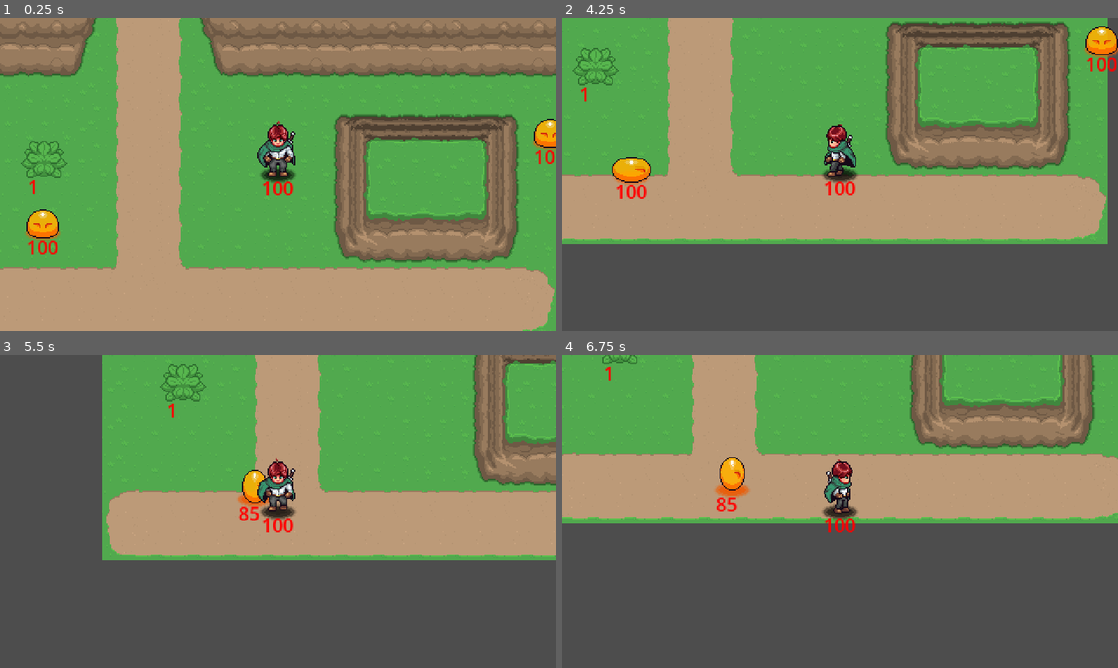
Above: before the commit, frames 1-4 (two rows, left to right).
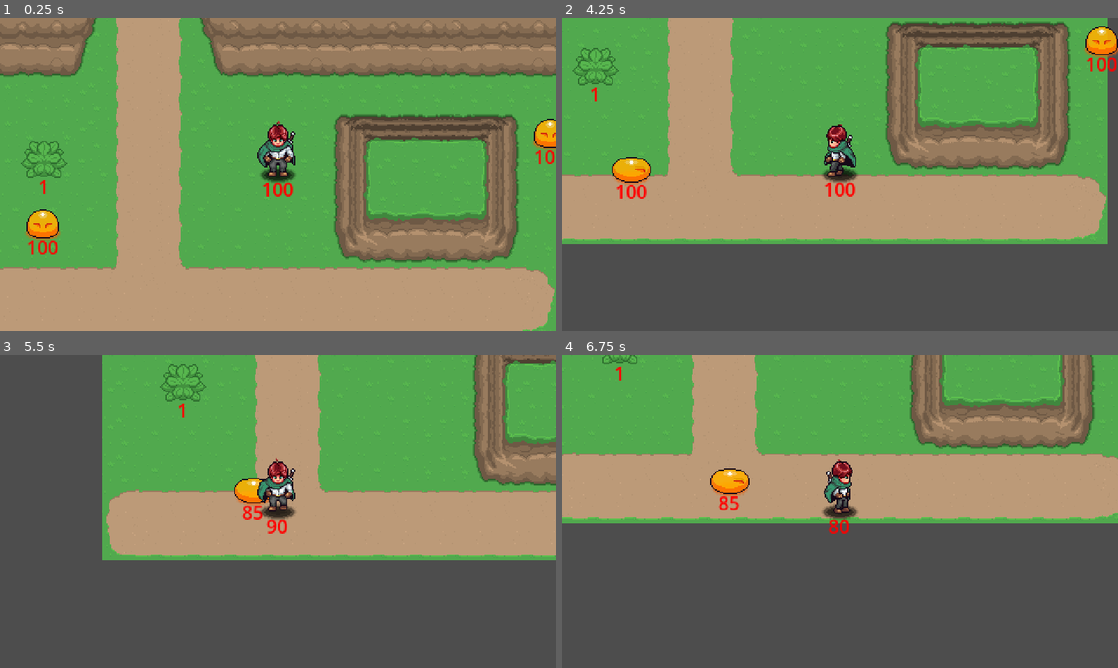
Above: after the commit, the same moments.

Repository: dylanwaling/aarpg
Game: Godot game, scene res://playground.tscn
Two runs of this game, one before a commit and one after it. Both use one fixed random seed, a clock stepped at 60 frames per second and the inputs below. Sound files missing from this copy of the repository are replaced by a short silence.
Inputs (mouse positions are in pixels of both pictures, inside the frame that each line leads up to):
- Up to frame 1 (0.25 s): no input
- Up to frame 2 (4.25 s): move the mouse to (962, 158) at 0.52 s; press the mouse at (962, 158) at 0.53 s; hold D (right) 0.53-1.28 s; move the mouse to (728, 190) at 1.27 s; release the mouse at (728, 190) at 1.28 s; hold S (down) 1.28-2.03 s; click (728, 190) at 1.35 s; move the mouse to (895, 105) at 2.02 s; hold D (right) 2.03-2.78 s; hold Space (dash) 2.03-2.78 s; click (895, 105) at 2.3 s; move the mouse to (812, 237) at 2.77 s; hold W (up) 2.78-3.53 s; click (812, 237) at 2.85 s; move the mouse to (1006, 221) at 3.52 s; press the mouse at (1006, 221) at 3.53 s; hold A (left) from 3.53 s (still down)
- Up to frame 3 (5.5 s): move the mouse to (111, 464) at 4.27 s; release the mouse at (111, 464) at 4.28 s; tap Space (dash) at 4.35 s; click (111, 464) at 4.55 s; move the mouse to (305, 511) at 5.02 s; release A (left) at 5.03 s; press the mouse at (305, 511) at 5.03 s; hold S (down) from 5.03 s (still down)
- Up to frame 4 (6.75 s): move the mouse to (756, 433) at 5.77 s; release S (down) at 5.78 s; release the mouse at (756, 433) at 5.78 s; hold D (right) 5.78-6.53 s; click (756, 433) at 5.85 s; move the mouse to (962, 495) at 6.52 s; hold W (up) from 6.53 s (still down); hold Space (dash) from 6.53 s (still down)

The runs differ from the first frame. In frame 1, 0.1% of the frame differs, in the area x 5-53%, y 51-58%; in frame 2, 0.1%; in frame 3, 0.6%; in frame 4, 0.8%, in the area x 7-53%, y 3-58%.

Commit message:
v0.0.41 hurt/hit box script fix add

Diff:
--- a/Enemies/Scripts/Enemy.gd
+++ b/Enemies/Scripts/Enemy.gd
@@ -15,7 +15,7 @@
 @export var move_speed: float = 60.0           # How many pixels per second the enemy moves (slower than player)
 
 # ── COMBAT STATS (EASY TO ADJUST) ──
-@export var damage: int = 1                    # How much damage this enemy deals to the player
+@export var damage: int = 10                   # How much damage this enemy deals to the player
 
 # ── AI BEHAVIOR SETTINGS ──
 @export var detection_range: float = 100.0     # How close the player needs to be for enemy to notice
@@ -56,6 +56,13 @@
 		hitbox.monitoring = true
 		hitbox.monitorable = true
 
+	# Set up hurtbox to deal damage to player when they touch us
+	if hurtbox:
+		hurtbox.body_entered.connect(_on_hurtbox_body_entered)
+		hurtbox.area_entered.connect(_on_hurtbox_area_entered)
+		hurtbox.monitoring = false  # Start disabled, enable during attacks
+		hurtbox.monitorable = true
+
 	# Add enemy to group so player and other systems can find us
 	add_to_group("enemy")
 
@@ -134,6 +141,19 @@
 	# - UI damage numbers
 	pass
 
+func _on_hurtbox_body_entered(body):
+	"""Called when player's CharacterBody2D touches our hurtbox"""
+	if body.has_method("take_damage") and body.is_in_group("player"):
+		print("Enemy dealing ", damage, " damage to player")  # Debug line
+		body.take_damage(damage, global_position)
+
+func _on_hurtbox_area_entered(area):
+	"""Called when player's Area2D (like their hitbox) touches our hurtbox"""
+	# Try to find the player parent node
+	var player_node = area.get_parent()
+	if player_node and player_node.has_method("take_damage") and player_node.is_in_group("player"):
+		player_node.take_damage(damage, global_position)
+
 # ─────────── AI HELPER FUNCTIONS ───────────
 func distance_to_player() -> float:
 	"""How far away is the player from this enemy?"""
--- a/Enemies/Scripts/EnemyAttackState.gd
+++ b/Enemies/Scripts/EnemyAttackState.gd
@@ -48,13 +48,9 @@
 
 	# When attack is finished, decide what to do next
 	if _time_left <= 0.0:
-		# Attack finished - check if player is still nearby
-		if enemy.can_see_player():
-			# Player still in range, go back to chasing
-			enemy.change_state(enemy.chase_state)
-		else:
-			# Player is gone, go back to wandering
-			enemy.change_state(enemy.wander_state)
+		# Always go to idle after attack to prevent immediate re-attacking
+		enemy.change_state(enemy.idle_state)
+		return
 
 func physics_update(_dt):
 	# Stay still during attack (if stop_movement is true)
@@ -81,3 +77,14 @@
 func exit(_to):
 	# Make sure hitbox is disabled when leaving attack state
 	_deactivate_attack_hitbox()
+
+	# Add a brief cooldown before the enemy can attack again
+	# This prevents the attack-chase-attack loop
+	if _to == enemy.chase_state:
+		# Go to idle briefly instead of immediately chasing again
+		enemy.change_state(enemy.idle_state)
+		# Set a timer to resume chasing after cooldown
+		get_tree().create_timer(attack_cooldown).timeout.connect(func():
+			if enemy.can_see_player():
+				enemy.change_state(enemy.chase_state)
+		)
--- a/Enemies/Slime/Slime.tscn
+++ b/Enemies/Slime/Slime.tscn
@@ -1,9 +1,11 @@
-[gd_scene load_steps=21 format=3 uid="uid://be880rni4jo7s"]
+[gd_scene load_steps=23 format=3 uid="uid://be880rni4jo7s"]
 
 [ext_resource type="Texture2D" uid="uid://d1kd7q3k48wwr" path="res://Player/Sprites/Shadow.png" id="1_0ae7n"]
 [ext_resource type="Script" uid="uid://whwmrcmthjj6" path="res://Enemies/Scripts/Enemy.gd" id="1_puctb"]
 [ext_resource type="Texture2D" uid="uid://lgshoql8fatw" path="res://Enemies/Slime/Slime.png" id="2_wyclx"]
+[ext_resource type="Script" uid="uid://dqrt2g35b4rvt" path="res://GeneralNodes/Hitbox/Hitbox.gd" id="3_wyclx"]
 [ext_resource type="Script" uid="uid://ww3f7tce64wm" path="res://Enemies/Scripts/EnemyIdleState.gd" id="4_puctb"]
+[ext_resource type="Script" uid="uid://dq4wfb6ceho5w" path="res://GeneralNodes/Hurtbox/HurtBox.gd" id="5_5fs0k"]
 [ext_resource type="Script" uid="uid://cqniioe2llu4l" path="res://Enemies/Scripts/EnemyWalkState.gd" id="5_dkpye"]
 [ext_resource type="Script" uid="uid://bgrkyxajfu668" path="res://Enemies/Scripts/EnemyAttackState.gd" id="6_3of0s"]
 [ext_resource type="Script" uid="uid://celvshpbpemhd" path="res://Enemies/Scripts/EnemyChaseState.gd" id="7_suwpu"]
@@ -261,7 +263,8 @@
 
 [node name="HitBox" type="Area2D" parent="."]
 collision_layer = 2048
-collision_mask = 4
+collision_mask = 2
+script = ExtResource("3_wyclx")
 
 [node name="CollisionShape2D" type="CollisionShape2D" parent="HitBox"]
 visible = false
@@ -270,9 +273,9 @@
 shape = SubResource("CapsuleShape2D_qsqqn")
 
 [node name="HurtBox" type="Area2D" parent="."]
-collision_layer = 4096
+collision_layer = 2048
 collision_mask = 2
-monitorable = false
+script = ExtResource("5_5fs0k")
 
 [node name="CollisionShape2D" type="CollisionShape2D" parent="HurtBox"]
 position = Vector2(0, -7)
@@ -297,4 +300,4 @@
 script = ExtResource("8_dkpye")
 
 [node name="Health" parent="." instance=ExtResource("9_3of0s")]
-position = Vector2(-14, 1)
+position = Vector2(0, 12)
--- a/GeneralNodes/Health/Health.tscn
+++ b/GeneralNodes/Health/Health.tscn
@@ -6,6 +6,9 @@
 script = ExtResource("1_0x4mt")
 
 [node name="HealthLabel" type="Label" parent="."]
-offset_right = 40.0
-offset_bottom = 23.0
+offset_left = -20.0
+offset_top = -11.0
+offset_right = 20.0
+offset_bottom = 12.0
 text = "100"
+horizontal_alignment = 1
--- a/Player/player.tscn
+++ b/Player/player.tscn
@@ -356,7 +356,7 @@
 
 [node name="HurtBox" type="Area2D" parent="."]
 collision_layer = 2
-collision_mask = 4096
+collision_mask = 2048
 
 [node name="CollisionShape2D" type="CollisionShape2D" parent="HurtBox"]
 position = Vector2(-1.5, -21)
@@ -377,4 +377,4 @@
 script = ExtResource("7_vtle1")
 
 [node name="Health" parent="." instance=ExtResource("9_j23h2")]
-position = Vector2(-14, 0)
+position = Vector2(0, 12)
--- a/Props/Plants/Plant.tscn
+++ b/Props/Plants/Plant.tscn
@@ -24,7 +24,6 @@
 position = Vector2(0, -2)
 collision_layer = 64
 collision_mask = 4
-script = null
 
 [node name="CollisionShape2D2" type="CollisionShape2D" parent="HitBox"]
 position = Vector2(0, -5.5)
@@ -40,4 +39,4 @@
 shape = SubResource("RectangleShape2D_w3sfv")
 
 [node name="Health" parent="." instance=ExtResource("4_w3sfv")]
-position = Vector2(-14, 4)
+position = Vector2(0, 15)
